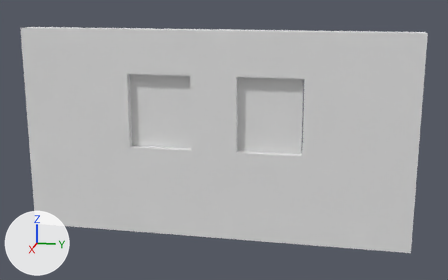
What one commit did to the FBX model Assets/Resources/Models/ModularRooms/wall_windows.fbx.
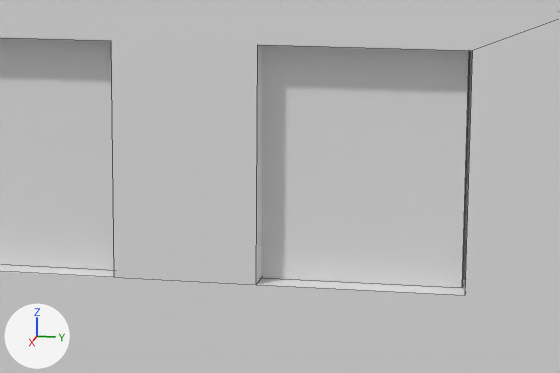
Old and new are each drawn whole from a camera (50 mm lens) standing at (5.65, 1.23, 1.32) and looking at (-0.01, 0.09, -0.09) and again close up on the part from 35% to 74% of the width and 22% to 65% of the height. The axes (+X, +Y, +Z) are drawn at lower left. The lights are the same throughout. The close-ups show mesh edges as thin lines. Where no turn or scale is listed for an object, it has been applied to the vertices.

The scene before the commit, as lines of its bpy script (objects in view):
```python
me_cube_005 = bpy.data.meshes.new('Cube.005')
me_cube_005.from_pydata(...)  # 24 vertices, 16 faces; spans x -0.09..0.09, y -1.88..1.87, z -1.05..0.95
me_cube_005.materials.append(mat_wall)  # white #e7e7e7
me_cube_007 = bpy.data.meshes.new('Cube.007')
me_cube_007.from_pydata(...)  # a box spanning x -1.0..1.0, y 0.71..2.71, z -1.0..1.0; a box spanning x -1.0..1.0, y -2.71..-0.71, z -1.0..1.0
me_cube_007.materials.append(mat_glass)  # white #e7e7e7
ob_cube_003 = bpy.data.objects.new('Cube.003', me_cube_005)
ob_cube_003.location = (0.0, 0.0, 0.0)
ob_cube_005 = bpy.data.objects.new('Cube.005', me_cube_007)
ob_cube_005.location = (0.0, 0.0, 0.175)
ob_cube_005.rotation_euler = (-3.142, 0.0, 0.0)  # degrees (-180, 0, 0)
ob_cube_005.scale = (-0.0156, -0.308, -0.358)
```
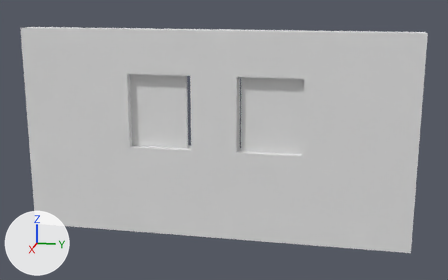
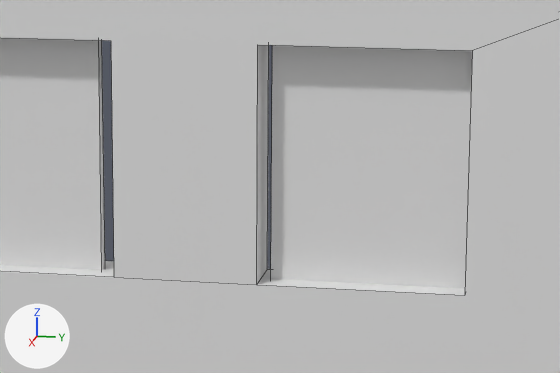
The newer file is also rescaled (x1.2), turned or shifted as a whole; pictures and numbers use the older file's frame.

Boxes (x1, y1, x2, y2) around the edits, measured in the close-ups (560 x 373 px):
'Cube.005', moved, rescaled: before (0, 38, 470, 288); after (0, 38, 472, 289)

The change, as a list of edits to the scene's bpy script:
```text
Change me_cube_007:
    where me_cube_007.from_pydata(...)  # 16 vertices, 12 faces; spans x -1.0..1.0, y -2.71..2.71, z -1.0..1.0
    used by ob_cube_005; location = (0.0, 0.0, 0.175); rotation_euler = (-3.142, 0.0, 0.0), in degrees (-180, 0, 0); scale = (-0.0156, -0.308, -0.358)
    me_cube_007 part 1: the whole mesh is scaled about its middle by (-0.0187, 0.369, 0.429)
Change ob_cube_005:
    ob_cube_005.location: (0.0, 0.0, 0.175) -> (0.0, 0.0, 0.193)
    ob_cube_005.scale: (-0.0156, -0.308, -0.358) -> (1.0, 1.0, 1.0)
```
